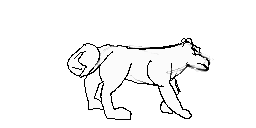
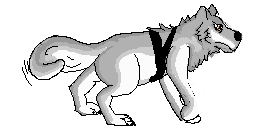
Comparing the layer stacks of the two (256, 128) images. Changes:
hid group "Layer Group #3" (2 layers) over (48, 15, 243, 126)
painted on "attack #2" over (48, 15, 243, 126)
painted on "attack #6" over (48, 15, 241, 126)
showed group "Layer Group #1" (5 layers) over (22, 4, 243, 126)
added layer "attack #13" in group "Layer Group #1" over (149, 26, 177, 83)
added layer "attack #11" in group "Layer Group #1" over (29, 4, 243, 126)
added layer "attack #12" in group "Layer Group #1" over (22, 5, 240, 126)
painted on "attack #4" over (32, 6, 241, 126)
